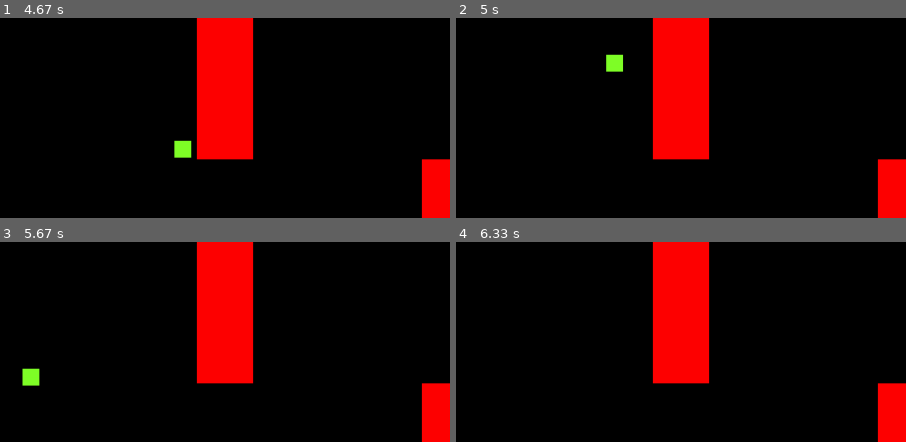
Above: before the commit, frames 1-4 (two rows, left to right).
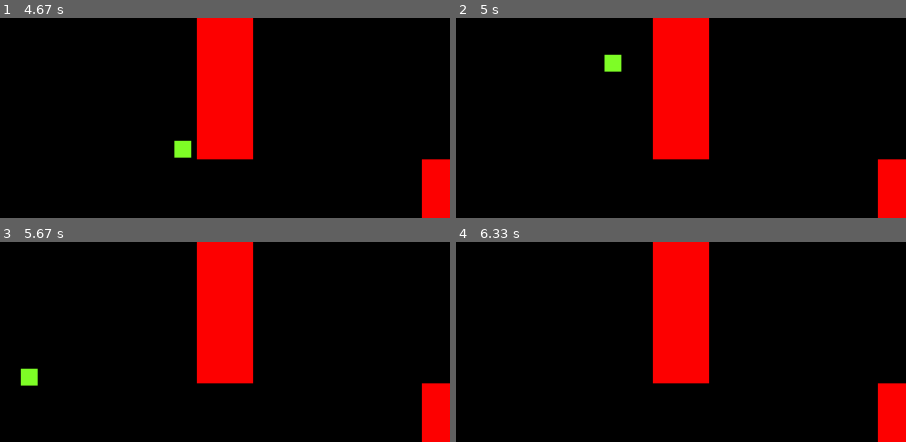
Above: after the commit, the same moments.

Repository: VoldyMoldy/pygame-platformer
Game: pygame game, started from game.py
Same seed, same stepped clock (60 frames per second), same inputs: the game is played once before the commit and once after it.
Inputs:
- Up to frame 1 (4.67 s): tap Space at 0.33, 0.73, 1.03, 1.23, 1.53, 1.73, 2.03, 2.3, 2.6, 2.73, 3.03, 3.4, 3.7, 3.9, 4.2, 4.4 s; hold Right 0.67-1.13 s; hold Right 1.17-1.63 s; hold Left 1.67-2.2 s; hold Left 2.23-2.63 s; hold Right 2.67-3.3 s; hold Left 3.33-3.8 s; hold Right 3.83-4.3 s; hold Right from 4.33 s (still down)
- Up to frame 2 (5 s): tap Space at 4.7, 4.9 s; release Right at 4.8 s; hold Left from 4.83 s (still down)
- Up to frame 3 (5.67 s): tap Space at 5.2, 5.47 s; release Left at 5.37 s; hold Left from 5.4 s (still down)
- Up to frame 4 (6.33 s): tap Space at 5.77, 5.9, 6.2 s; release Left at 5.8 s; hold Right from 5.83 s (still down)
The pictures show only the part of the screen within x 0-50%, y 22-72%; the shares and areas given below are measured in that part.

Frame 1 is identical in both runs. In frame 2, 0.1% of the frame differs, in the area x 32-38%, y 18-27%; in frame 3, 0.1%, in the area x 4-9%, y 63-72%; in frame 4, nothing differs.

Commit message:
fixed platform clipping

Diff:
--- a/game.py
+++ b/game.py
@@ -107,29 +107,32 @@
         #wall and platform collision
         hits = pygame.sprite.spritecollide(P1, platforms, False)
         for obj in hits:
-            if len(hits) > 0:
-                print(determineSide(obj.rect, self.rect))
+            #if len(hits) > 0:
+                #print(determineSide(obj.rect, self.rect))
             if P1.vel.y > 0 and hits and determineSide(obj.rect, self.rect) == 'top':
                 self.vel.y = 0
                 self.pos.y = obj.rect.top
                 EX_JUMPS = 1
             elif hits and determineSide(obj.rect, self.rect) == 'bottom':
                 self.vel.y = 0
-                self.rect.top = obj.rect.bottom + 1
+                self.pos.y = obj.rect.bottom + 31
+                self.walljump = False
             if hits and determineSide(obj.rect, self.rect) == 'left':
                 if self.walljump == False:
                     self.vel.x = 0
                 self.vel.y /= 2
-                self.rect.right = obj.rect.left
+                self.pos.x = obj.rect.left - 15
                 self.walljump = 'left'
             elif hits and determineSide(obj.rect, self.rect) == 'right':
                 if self.walljump == False:
                     self.vel.x = 0
                 self.vel.y /= 2
-                self.rect.left = obj.rect.right
+                self.pos.x = obj.rect.right + 15
                 self.walljump = 'right'
         if len(hits) < 1:
             self.walljump = False
+
+        print(self.pos)
 
 #platform
 class platform(pygame.sprite.Sprite):
